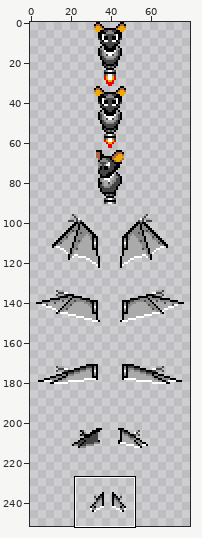
Sprite sheet, stored at Graphics/Enemies/Badnik_BBat.png. Above: a wide view before the commit, with the close-up outlined.
Close-up. Earlier state:
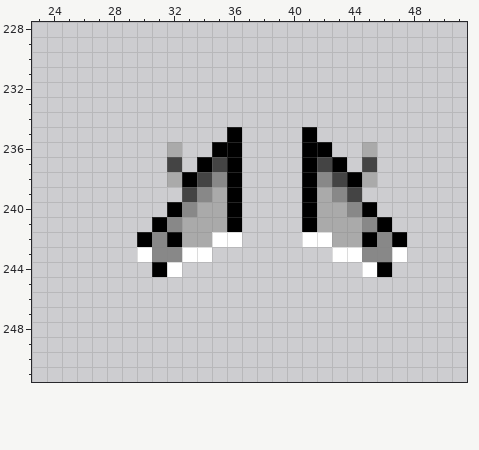
The file is 80x256 pixels. Shown: x 23..51, y 228..251. The wide view leaves out empty margins.
And afterwards:
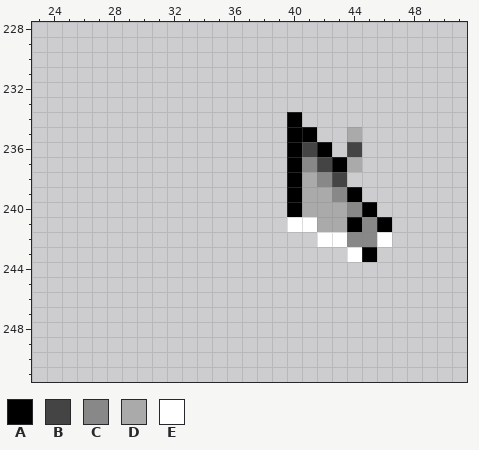
Palette (. is transparent): A #000000  B #444444  C #888888  D #aaaaaa  E #ffffff
Commit message: Enemy Collision Change, BBat work
Difference:
@@ x 23..51 @@
 233 .............................
-234 .............................
-235 .............A....A..........
-236 .........D..AA....AA..D......
-237 .........B.ABA....ABA.B......
-238 .........DABCA....ACBAD......
-239 ..........BCDA....ADCB.......
-240 .........ACDDA....ADDCA......
-241 ........ACDDDA....ADDDCA.....
-242 .......ACADDEE....EEDDACA....
-243 .......ECCEE........EECCE....
-244 ........AE............EA.....
+234 .................A...........
+235 .................AA..D.......
+236 .................ABA.B.......
+237 .................ACBAD.......
+238 .................ADCB........
+239 .................ADDCA.......
+240 .................ADDDCA......
+241 .................EEDDACA.....
+242 ...................EECCE.....
+243 .....................EA......
+244 .............................
 245 .............................
